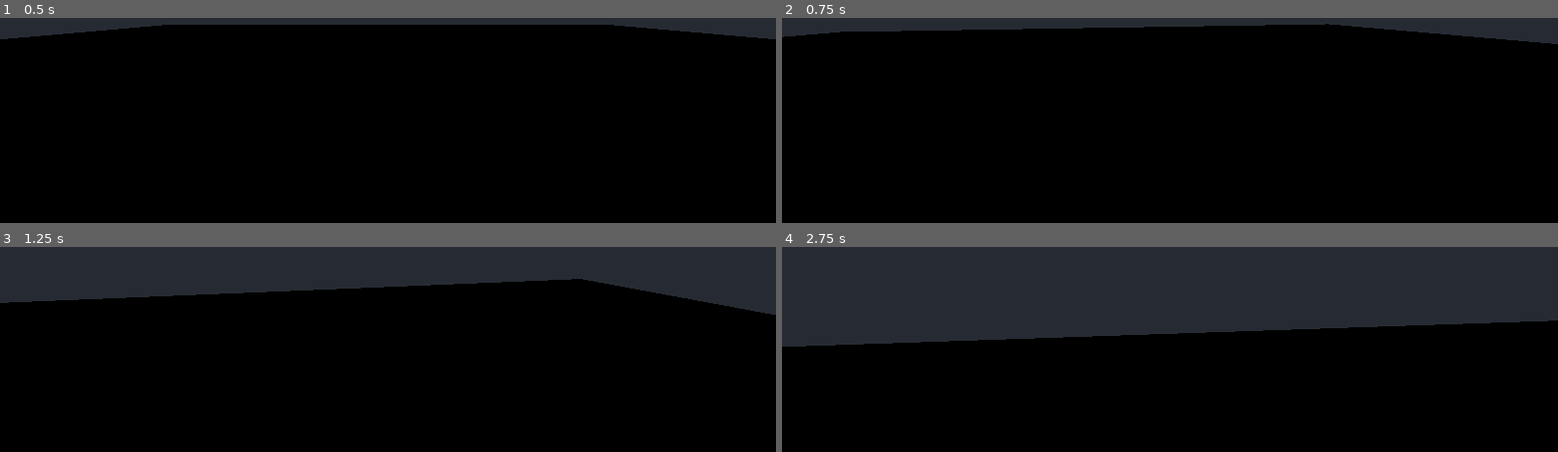
Above: before the commit, frames 1-4 (two rows, left to right).
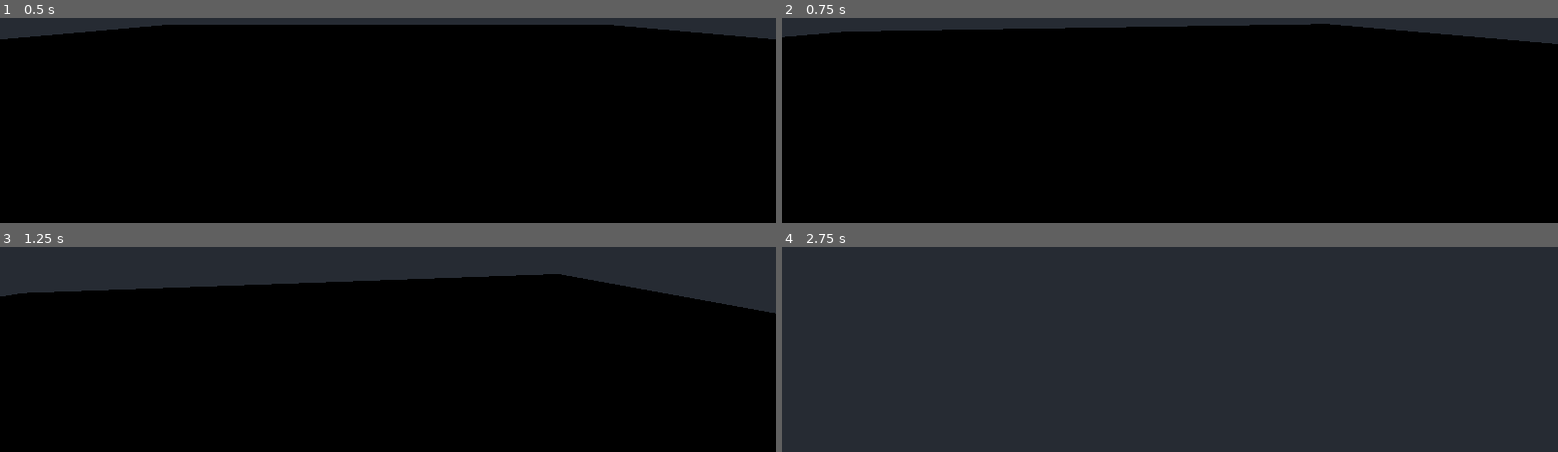
Above: after the commit, the same moments.

Repository: XwenHaHa/Reborn
Game: Godot game, scene res://scenes/core/main.tscn
The game is run twice, just before and just after one commit, with the same random seed, the same clock (stepped at 60 frames per second) and the same inputs.
Inputs (mouse positions are in pixels of both pictures, inside the frame that each line leads up to):
- Up to frame 1 (0.5 s): no input
- Up to frame 2 (0.75 s): move the mouse to (outside the picture) at 0.52 s; hold W (move_forward) from 0.53 s (still down); hold Ctrl (crouch) from 0.53 s (still down)
- Up to frame 3 (1.25 s): keep holding W (move_forward); keep holding Ctrl (crouch); tap Space (jump) at 0.77, 1.07 s; tap E (interact) at 0.8 s
- Up to frame 4 (2.75 s): keep holding W (move_forward); move the mouse to (outside the picture) at 1.27 s; release Ctrl (crouch) at 1.28 s; tap E (interact) at 1.35 s; tap Space (jump) at 1.52, 1.82 s; click (outside the picture) at 1.55 s; move the mouse to (outside the picture) at 2.02 s; hold Shift (sprint) from 2.03 s (still down); click (outside the picture) at 2.1 s

Frame 1 is identical in both runs. In frame 2, 0.1% of the frame differs, in the area x 0-100%, y 2-13%; in frame 3, 2.8%; in frame 4, 58%, in the area x 0-100%, y 35-100%.

Commit message:
feat(T007): Windows 导出通过 —— 导出、独立运行、包内断言
负责人已在编辑器内安装 Godot 4.7.2.stable 导出模板，T007 解锁并执行完成。

导出配置（agent 手写 export_presets.cfg，两个预设）：
- "Windows Desktop"          发布用，exclude_filter="tests/*"
- "Windows Desktop SelfTest" 验证用，包含 tests/*，使包自身可被断言

结果：
- 两个预设导出退出码均 0；Reborn.exe 109,127,680 B + Reborn.pck 12,904 B
- tests/* 确实被排除：对 pck 做二进制检索，发布包不含 run_t002
  且自检包 pck（32,924 B）明显大于发布包（12,904 B）
- 独立程序实际运行：窗口句柄非 0、标题 Reborn、Responding=True、
  内存 384-568 MB；CloseMainWindow 后退出码 0（0.3 s）；共 3 次启动均正常
- 包内断言：run_t002 18/18、run_t007_input 22/22

发现并修复的真实 bug：
- player_greybox.gd 用了 pause 当蹲下、jump 当冲刺，而 project.godot 里
  定义的是 crouch/sprint。后果：蹲下键完全无效；按跳跃键同时触发跳跃与
  冲刺。之前只改了配置文件、漏改脚本。
- export_console_wrapper 在 Godot 4.7 是枚举 No=0/Debug Only=1/
  Debug and Release=2；写 1 时 release 不出 .console.exe。

新增输入链路测试 tests/run_t007_input.gd（22 条断言）：
- 覆盖 InputMap 动作 → 控制器 → 实际位移
- 不覆盖 OS 键盘 → 引擎（真实按键注入无安全手段，记 awaiting-review）
- 实测数值与物理理论独立吻合：walk 1.653m(理论1.64)、sprint 3.525m
  (理论3.49)、crouch 0.867m(理论0.86)、jump 抬升 0.550m(理论0.522)
- 三档速度关系断言可捕获"动作名写错"这类 bug

记录的命令行限制（引擎官方设计，非缺陷）：
- 导出产物拒绝 --script 与位置参数，报错
  "compiled without support for path overrides"
- 对照：编辑器+无效脚本 exit 1 报错；导出产物+无效脚本 exit 0 静默忽略
- 因此包内断言只能用 --main-pack + 编辑器二进制

未验证：画面（vision.js 仍 403，截图存 Art/Probes/t007_release_window.png
未做判断）、真实按键输入、性能/帧率。

回归：run_t002 18/18、run_t007_input 22/22、台阶探针 6/6 全部通过。

Diff:
--- a/Game/Reborn/scripts/characters/player_greybox.gd
+++ b/Game/Reborn/scripts/characters/player_greybox.gd
@@ -61,9 +61,14 @@
 	var direction := (transform.basis * Vector3(input_dir.x, 0.0, input_dir.y)).normalized()
 
 	var speed := walk_speed
-	if Input.is_action_pressed("pause"):
+	# 注意：这里必须用 project.godot 里真实定义的动作名。
+	# 曾经误写成 pause（蹲下）和 jump（冲刺），后果是：
+	#   - 蹲下键完全无效
+	#   - 按跳跃键会同时触发跳跃与冲刺
+	# 由 tests/run_t007_input.gd 覆盖，防止再犯。
+	if Input.is_action_pressed("crouch"):
 		speed = crouch_speed
-	elif Input.is_action_pressed("jump"):
+	elif Input.is_action_pressed("sprint"):
 		speed = sprint_speed
 
 	var horizontal := Vector3(velocity.x, 0.0, velocity.z)
--- /dev/null
+++ b/Game/Reborn/tests/run_t007_input.gd
@@ -0,0 +1,157 @@
+extends SceneTree
+## T007 输入链路验证（可在打包产物内运行）
+##
+## 验证范围 —— 说清楚边界：
+##   覆盖：InputMap 动作 → 玩家控制器 → **实际位移**。这是可自动判定的部分。
+##   不覆盖：操作系统键盘 → 引擎 这一段。那需要真实按键注入，而"盲发按键"
+##          可能打进用户当前焦点窗口，风险不可接受，因此不做。
+##          所以 T007 的"真实按键输入"仍记 awaiting-review，本测试提供的是
+##          **合成输入**证据。
+##
+## 本测试的存在理由（真实 bug）：
+##   玩家控制器曾经把 crouch 写成 pause、sprint 写成 jump，后果是蹲下键无效、
+##   按跳跃键同时触发跳跃与冲刺。这个测试覆盖此类"动作名写错"的问题。
+##
+## 运行（项目内）：
+##   & '<godot_console.exe>' --headless --path 'E:\Reborn\Game\Reborn' \
+##       --script 'res://tests/run_t007_input.gd' --quit-after 20000
+## 运行（打包产物内）：
+##   & '<godot_console.exe>' --headless --main-pack 'Builds\...\RebornSelfTest.pck' \
+##       --script 'res://tests/run_t007_input.gd' --quit-after 20000
+
+const LAB := "res://scenes/maps/l_movement_lab.tscn"
+const WALK := 1.80        # Parameters.md: Cat Walk 180 cm/s -> 1.80 m/s
+const SPRINT := 4.50      # 450 cm/s -> 4.50 m/s
+const CROUCH := 0.90      # 90 cm/s -> 0.90 m/s
+const SAMPLE_FRAMES := 60 # 1.0 s @ 60 Hz
+
+var _checks := 0
+var _fails := 0
+var _lab: Node
+var _player: CharacterBody3D
+
+
+func _initialize() -> void:
+	print("TEST|run_t007_input|engine=%s" % Engine.get_version_info().string)
+
+	var packed: PackedScene = load(LAB)
+	if packed == null:
+		_assert("lab_loads", "PackedScene", "null", false)
+		_finish()
+		return
+	_lab = packed.instantiate()
+	root.add_child(_lab)
+	await process_frame
+	await process_frame
+
+	_player = _lab.get_node_or_null("Player") as CharacterBody3D
+	if _player == null:
+		_assert("player_found", "CharacterBody3D", "null", false)
+		_finish()
+		return
+	_assert("player_found", "CharacterBody3D", "CharacterBody3D", true)
+
+	# 确认所有动作都已在 InputMap 中定义（防止动作名拼错）
+	for a in ["move_forward", "move_back", "move_left", "move_right",
+			"jump", "sprint", "crouch", "interact", "pounce", "pause"]:
+		_assert("inputmap_has_%s" % a, "true", str(InputMap.has_action(a)), InputMap.has_action(a))
+
+	# --- 方向测试 ---
+	var fwd := await _measure("move_forward")
+	_assert("forward_dz_negative", "< 0", "%.3f" % fwd.z, fwd.z < -0.5)
+	_assert("forward_dx_small", "|dx| < 0.1", "%.3f" % fwd.x, absf(fwd.x) < 0.1)
+	_assert_range("forward_distance_m", 1.2, 1.9, fwd.length())
+
+	var back := await _measure("move_back")
+	_assert("back_dz_positive", "> 0", "%.3f" % back.z, back.z > 0.5)
+
+	var right := await _measure("move_right")
+	_assert("right_dx_positive", "> 0", "%.3f" % right.x, right.x > 0.5)
+
+	var left := await _measure("move_left")
+	_assert("left_dx_negative", "< 0", "%.3f" % left.x, left.x < -0.5)
+
+	# --- 速度档位测试（这是发现动作名写错的关键用例）---
+	var walk_d := fwd.length()
+	var sprint_d := (await _measure("move_forward", ["sprint"])).length()
+	var crouch_d := (await _measure("move_forward", ["crouch"])).length()
+
+	print("SPEED|walk=%.3f m/s 实测位移=%.3f m" % [WALK, walk_d])
+	print("SPEED|sprint=%.3f m/s 实测位移=%.3f m" % [SPRINT, sprint_d])
+	print("SPEED|crouch=%.3f m/s 实测位移=%.3f m" % [CROUCH, crouch_d])
+
+	_assert("sprint_faster_than_walk", "sprint_d > walk_d * 1.5",
+		"%.3f vs %.3f" % [sprint_d, walk_d * 1.5], sprint_d > walk_d * 1.5)
+	_assert("crouch_slower_than_walk", "crouch_d < walk_d * 0.7",
+		"%.3f vs %.3f" % [crouch_d, walk_d * 0.7], crouch_d < walk_d * 0.7)
+
+	# 冲刺位移应接近理论值（4.50 m/s 跑 1s，扣除加速段）
+	_assert_range("sprint_distance_m", 3.0, 4.6, sprint_d)
+	_assert_range("crouch_distance_m", 0.5, 1.0, crouch_d)
+
+	# --- 跳跃 ---
+	await _reset_player()
+	var y_before := _player.global_position.y
+	Input.action_press("jump")
+	await physics_frame
+	Input.action_release("jump")
+	var peak := y_before
+	for i in 40:
+		await physics_frame
+		peak = maxf(peak, _player.global_position.y)
+	_assert("jump_leaves_ground", "peak > y_before + 0.15",
+		"%.3f -> %.3f" % [y_before, peak], peak > y_before + 0.15)
+
+	# --- 小鼠不应能跳（Parameters.md: Mouse JumpZVelocity = 0）---
+	# 这里只验证猫能跳；鼠的"禁止跳跃"属 T010，需要鼠的控制器，当前尚未实现。
+
+	_finish()
+
+
+## 重置玩家到出生点并站稳，返回时保证在地面上、速度接近 0。
+func _reset_player() -> void:
+	for a in ["move_forward", "move_back", "move_left", "move_right",
+			"jump", "sprint", "crouch"]:
+		Input.action_release(a)
+	_player.global_position = Vector3(0, 0.5, 0)
+	_player.velocity = Vector3.ZERO
+	_player.rotation = Vector3.ZERO
+	for i in 120:
+		await physics_frame
+		if _player.is_on_floor():
+			break
+	for i in 20:
+		await physics_frame
+
+
+## 按住 action（+额外动作）SAMPLE_FRAMES 帧，返回位移向量。
+func _measure(action: String, extra: Array = []) -> Vector3:
+	await _reset_player()
+	var start: Vector3 = _player.global_position
+	Input.action_press(action)
+	for e in extra:
+		Input.action_press(e)
+	for i in SAMPLE_FRAMES:
+		await physics_frame
+	Input.action_release(action)
+	for e in extra:
+		Input.action_release(e)
+	return _player.global_position - start
+
+
+func _assert(id: String, expected: String, actual: String, ok: bool) -> void:
+	_checks += 1
+	if not ok:
+		_fails += 1
+	print("ASSERT|%s|%s|%s|%s" % [id, expected, actual, "PASS" if ok else "FAIL"])
+
+
+func _assert_range(id: String, lo: float, hi: float, actual: float) -> void:
+	var ok: bool = actual >= lo and actual <= hi
+	_assert(id, "[%.2f, %.2f]" % [lo, hi], "%.3f" % actual, ok)
+
+
+func _finish() -> void:
+	print("SUMMARY|checks=%d|failures=%d" % [_checks, _fails])
+	print("RESULT|%s" % ("PASS" if _fails == 0 else "FAIL"))
+	quit(0 if _fails == 0 else 1)
Not shown, added: Game/Reborn/export_presets.cfg
Not shown, added: Game/Reborn/tests/run_t007_input.gd.uid
Not shown, added: Art/Probes/t007_release_window.png
Not shown, changed: Docs/Commands.md
Not shown, changed: Docs/Environment.md
Not shown, added: Docs/Evidence/T007.md
Not shown, changed: Docs/Handoff.md
Not shown, changed: Docs/Tasks.md
